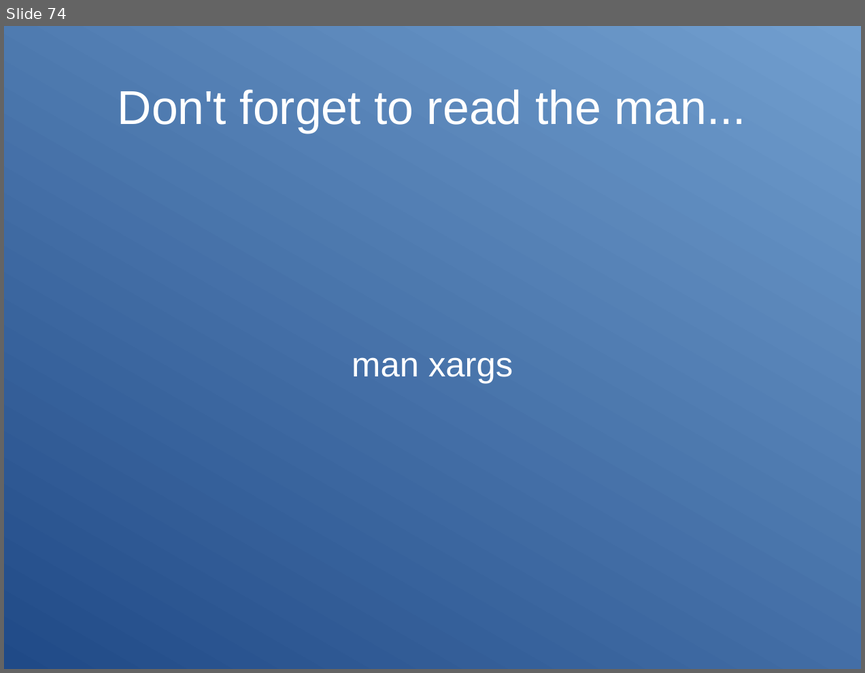
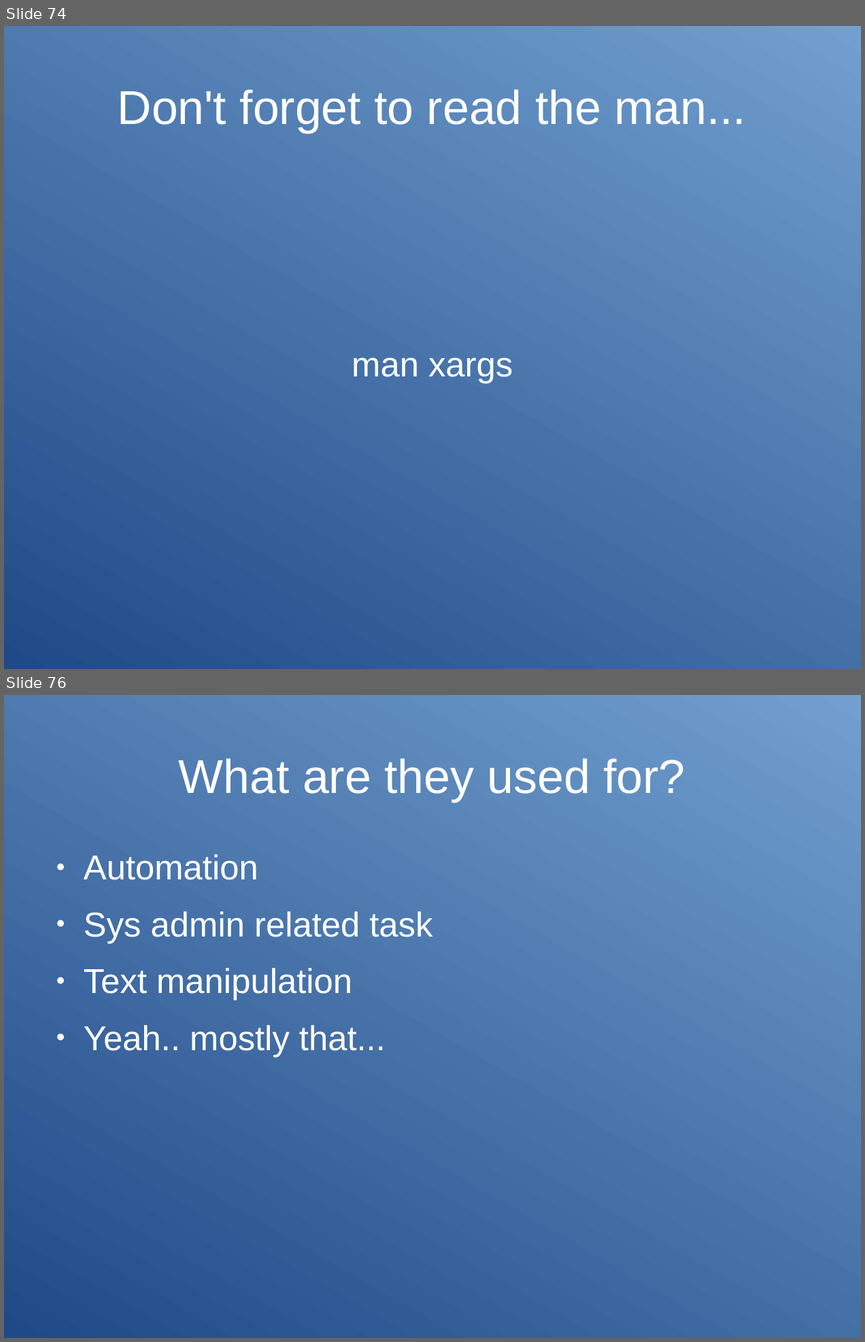
Before and after one commit to Clibre/An-introduction-to-bash, a slide deck: presentation.odp. Shown one above the other, each under a label of ours: slide 74 before the commit, slides 74 and 76 after it; the slides between them are not shown. The pictures are 865x673 and 865x1342 pixels, drawn with LibreOffice and Linux fonts; fonts in the diff are those of the drawing. Boxes give left, top, right and bottom in pixels: in the first picture for what was removed or moved away, otherwise in the second. Text is boxed around its words. In the diff, an @@ line names an element or a change of style, - is before the commit and + after.

```diff
--- a/presentation.odp
+++ b/presentation.odp
@@ slide 76 added at (x1=4, y1=695, x2=861, y2=1338), background gradient #204A87 to #729FCF @@
@@ title added at (x1=179, y1=758, x2=685, y2=802), 44 pt, text #FFFFFF @@
+What are they used for?
@@ text added at (x1=84, y1=854, x2=432, y2=1057), 32 pt, text #FFFFFF @@
+● Automation
+● Sys admin related task
+● Text manipulation
+● Yeah.. mostly that...
```
Also in this commit, not shown: 8 other slides added, 7 other files.
